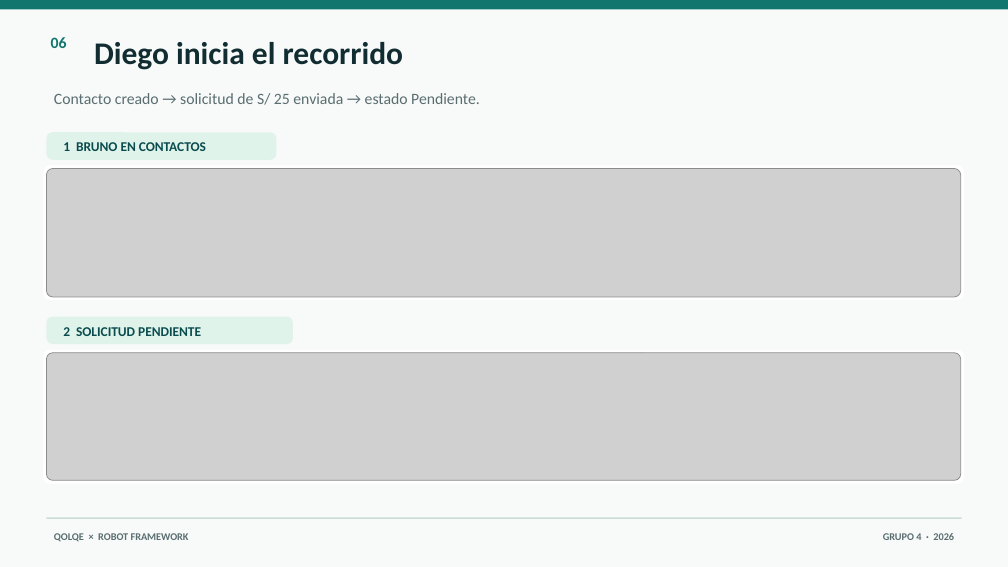
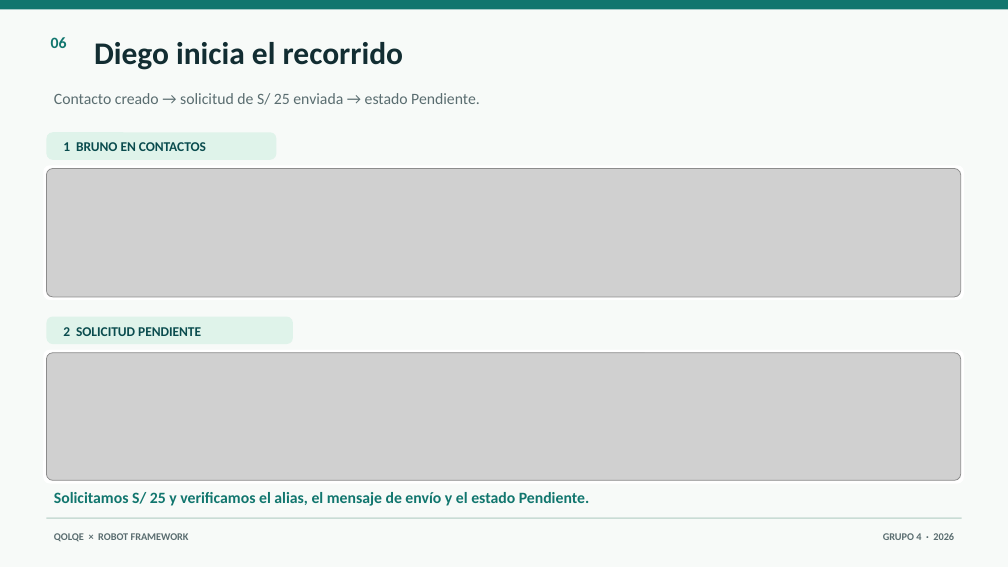
Before and after one commit to Joharjbe/qolqe-wallet, a slide deck: slide 6 of docs/Presentacion_Robot_Framework_G4_visual.pptx. Drawn at 1008x567 pixels with LibreOffice and Linux fonts; fonts in the diff are those of the drawing; grey boxes stand for pictures. Boxes give left, top, right and bottom in pixels: in the first picture for what was removed or moved away, otherwise in the second. Text is boxed around its words. In the diff, an @@ line names an element or a change of style, - is before the commit and + after.

Commit message:
Align visible slide text with presentation script

```diff
--- a/docs/Presentacion_Robot_Framework_G4_visual.pptx
+++ b/docs/Presentacion_Robot_Framework_G4_visual.pptx
@@ text added at box(54, 492, 589, 506), 15 pt, text #11766E, bold @@
+Solicitamos S/ 25 y verificamos el alias, el mensaje de envío y el estado Pendiente.
```
Also in this commit, not shown: 9 other slides changed, 1 other file.
